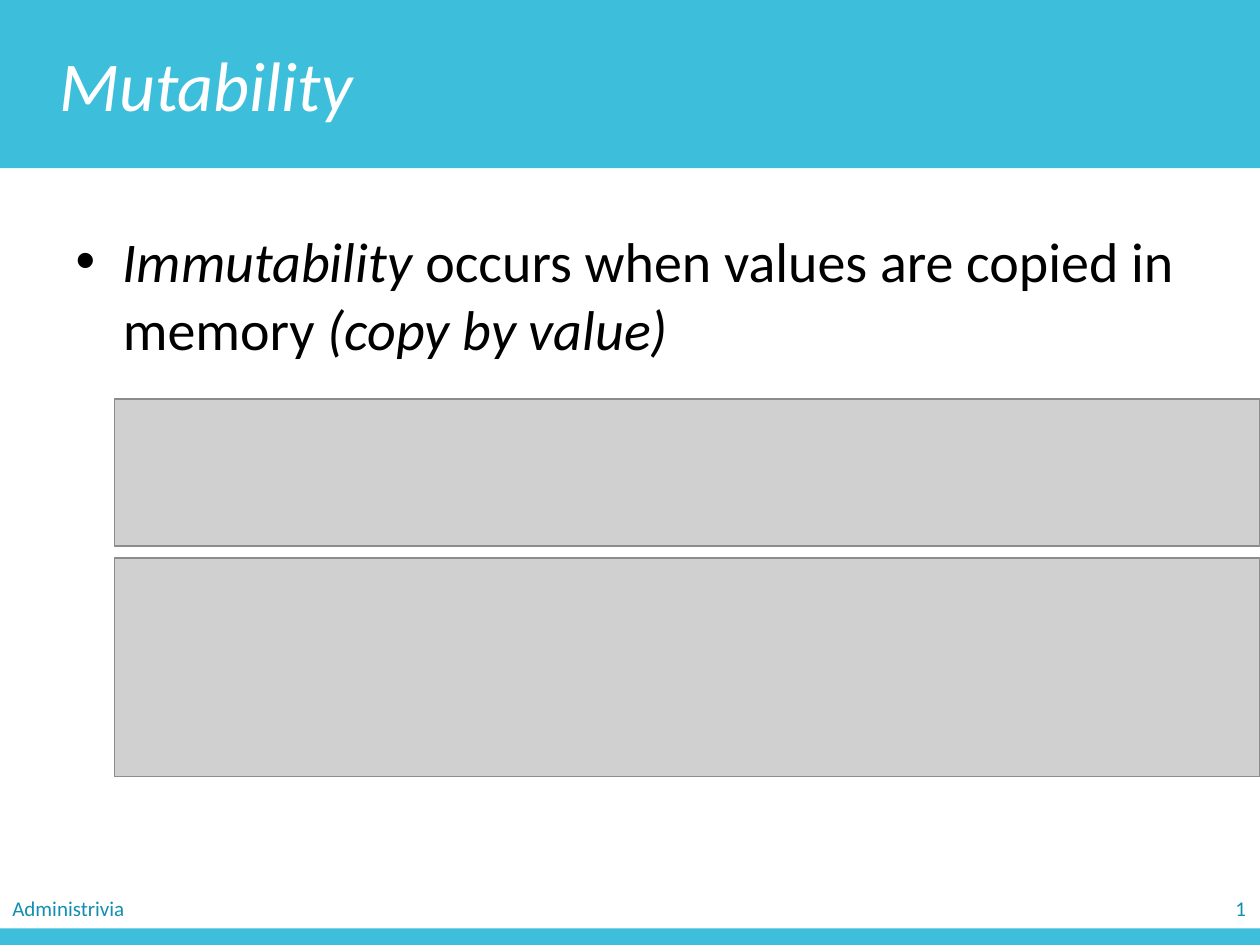
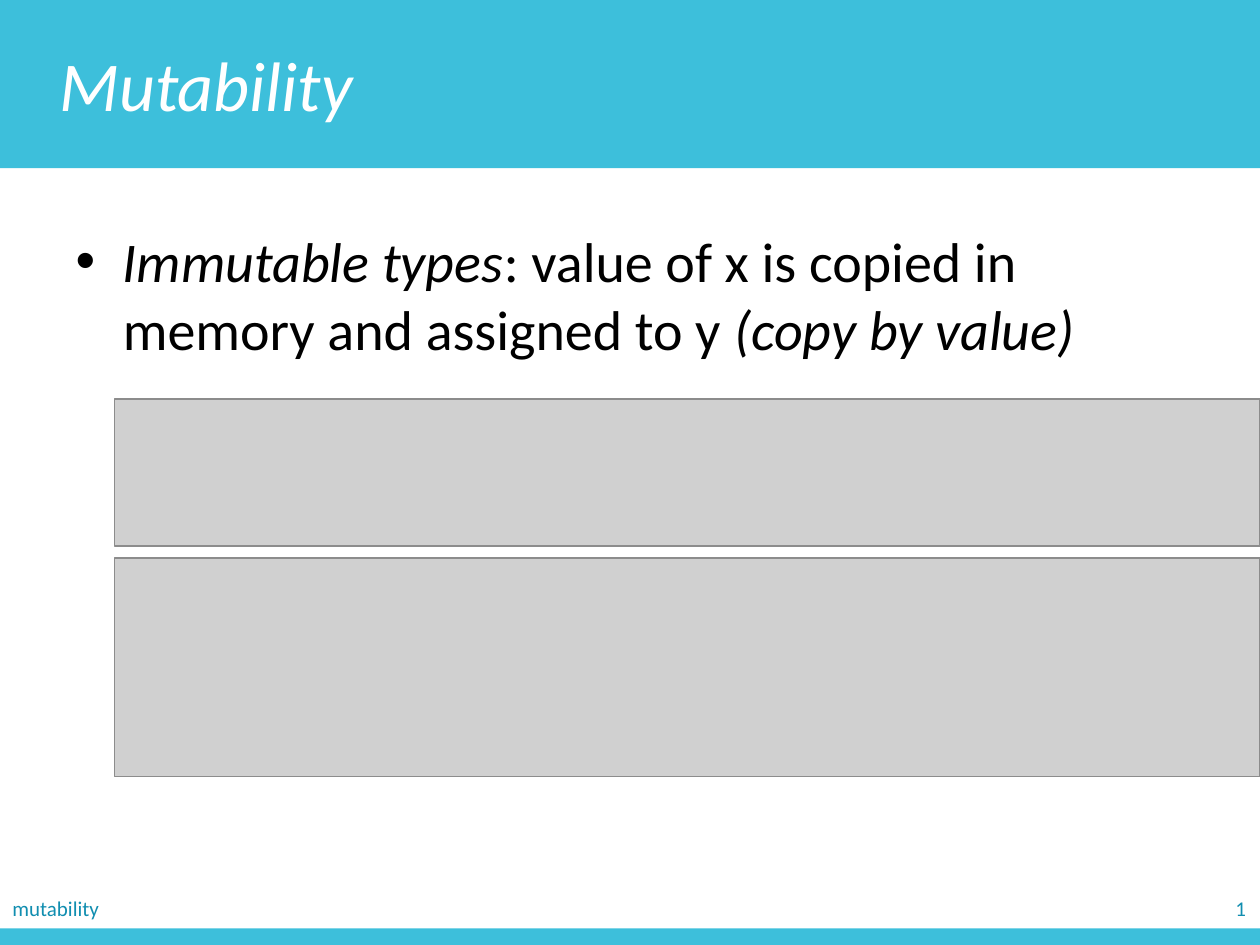
Before and after one commit to zichengliao/zuics101-fa17, a slide deck: slide 11 of lectures/lec09/lec09.pptx. Drawn at 1260x945 pixels with LibreOffice and Linux fonts; fonts in the diff are those of the drawing; grey boxes stand for pictures. Boxes give left, top, right and bottom in pixels: in the first picture for what was removed or moved away, otherwise in the second. Text is boxed around its words. In the diff, an @@ line names an element or a change of style, - is before the commit and + after.

```diff
--- a/lectures/lec09/lec09.pptx
+++ b/lectures/lec09/lec09.pptx
@@ text at bbox=[123, 243, 1074, 360]: text changed @@
-• Immutability occurs when values are copied in memory (copy by value)
+• Immutable types: value of x is copied in memory and assigned to y (copy by value)
@@ text removed at bbox=[12, 901, 124, 916] @@
-Administrivia
@@ text added at bbox=[12, 901, 98, 920], 12 pt, text #118EB0 @@
+mutability
```
Also in this commit, not shown: 43 other slides changed, 3 slides added, 4 slides removed.
